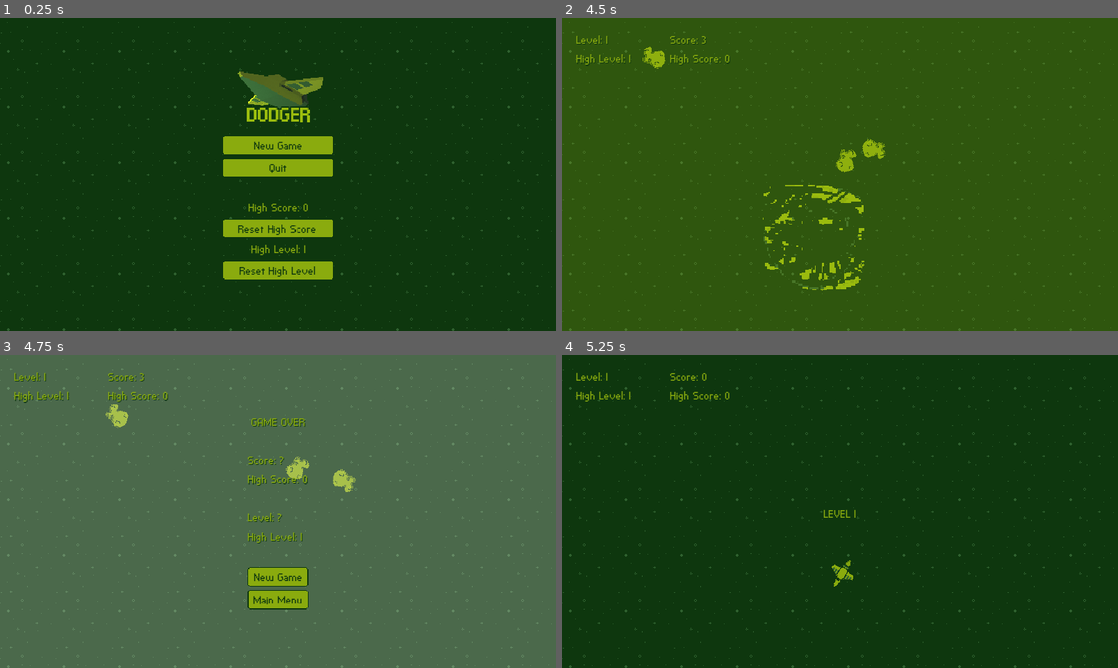
Above: before the commit, frames 1-4 (two rows, left to right).
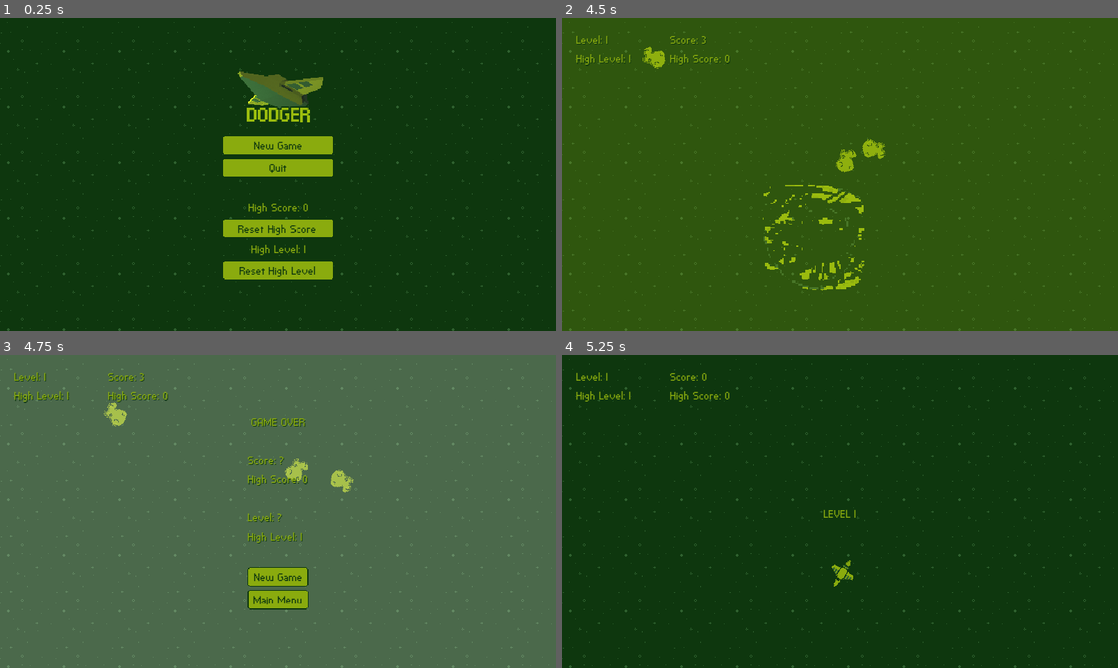
Above: after the commit, the same moments.

Repository: felipe-canever-fernandes/dodger
Game: Godot game, scene res://menus/MainMenu.tscn
Two runs of this game, one before a commit and one after it. Both use one fixed random seed, a clock stepped at 60 frames per second and the inputs below.
Inputs (mouse positions are in pixels of both pictures, inside the frame that each line leads up to):
- Up to frame 1 (0.25 s): no input
- Up to frame 2 (4.5 s): click "New Game" at 0.5 s; move the mouse to (962, 158) at 1.27 s; tap Enter at 2 s; move the mouse to (728, 190) at 2.02 s; move the mouse to (895, 105) at 2.77 s; move the mouse to (812, 237) at 3.52 s; move the mouse to (1006, 221) at 4.27 s
- Up to frame 3 (4.75 s): no input
- Up to frame 4 (5.25 s): click "New Game" at 5 s

Frames 1-2 are identical in both runs. In frame 3, 0.2% of the frame differs, in the area x 18-64%, y 15-44%; in frame 4, nothing differs.

Commit message:
Pause game when game is over

Diff:
--- a/hud/GameOverScreen.tscn
+++ b/hud/GameOverScreen.tscn
@@ -5,6 +5,7 @@
 [ext_resource path="res://menus/BackgroundOverlay.tscn" type="PackedScene" id=3]
 
 [node name="GameOverScreen" type="Control"]
+pause_mode = 2
 anchor_right = 1.0
 anchor_bottom = 1.0
 script = ExtResource( 2 )
@@ -95,5 +96,6 @@
 margin_right = 65.0
 margin_bottom = 224.0
 text = "Main Menu"
+[connection signal="visibility_changed" from="." to="." method="_on_visibility_changed"]
 [connection signal="pressed" from="CenterContainer/VBoxContainer/NewGameButton" to="." method="_on_NewGameButton_pressed"]
 [connection signal="pressed" from="CenterContainer/VBoxContainer/MainMenuButton" to="." method="_on_MainMenuButton_pressed"]
--- a/scripts/GameOverScreen.gd
+++ b/scripts/GameOverScreen.gd
@@ -39,3 +39,10 @@
 func _go_to_main_menu() -> void:
 	# warning-ignore:return_value_discarded
 	get_tree().change_scene_to(Screens.MAIN_MENU_SCENE)
+
+func _on_visibility_changed():
+	if visible:
+		_set_up()
+
+func _set_up() -> void:
+	get_tree().paused = true
